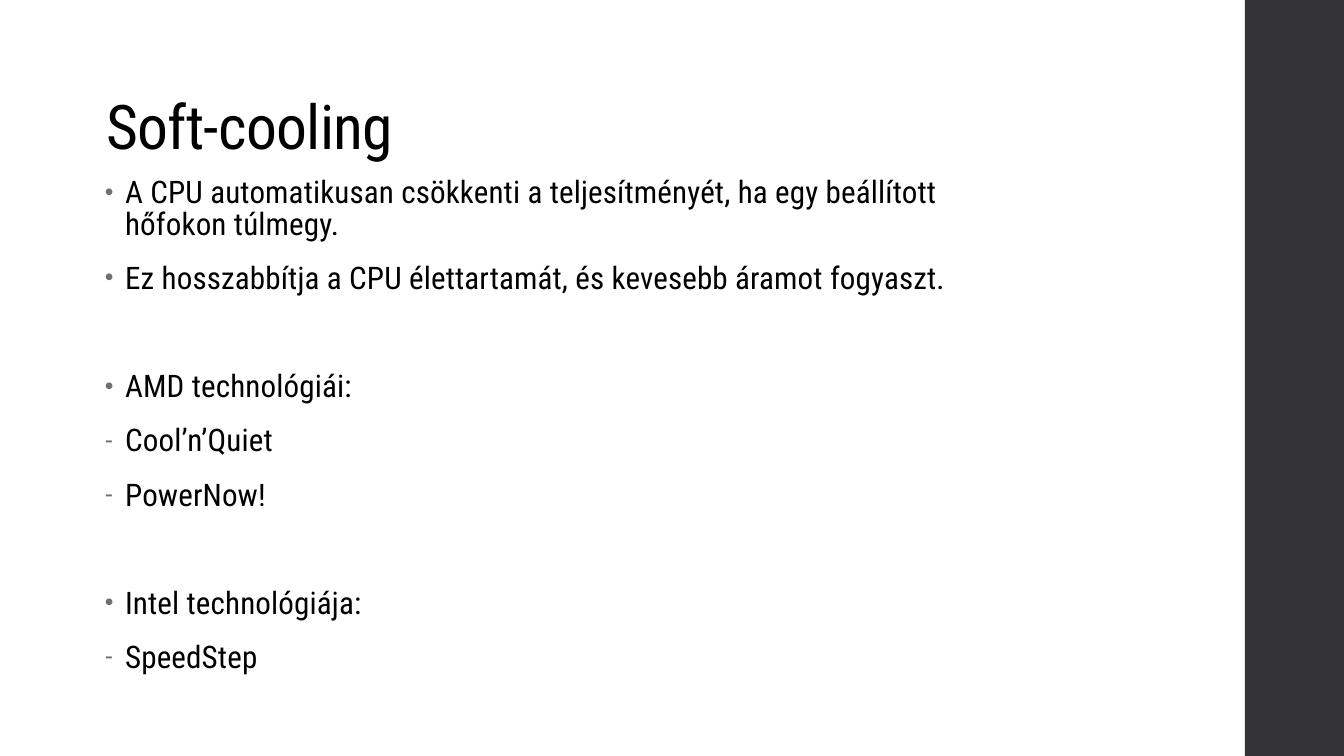
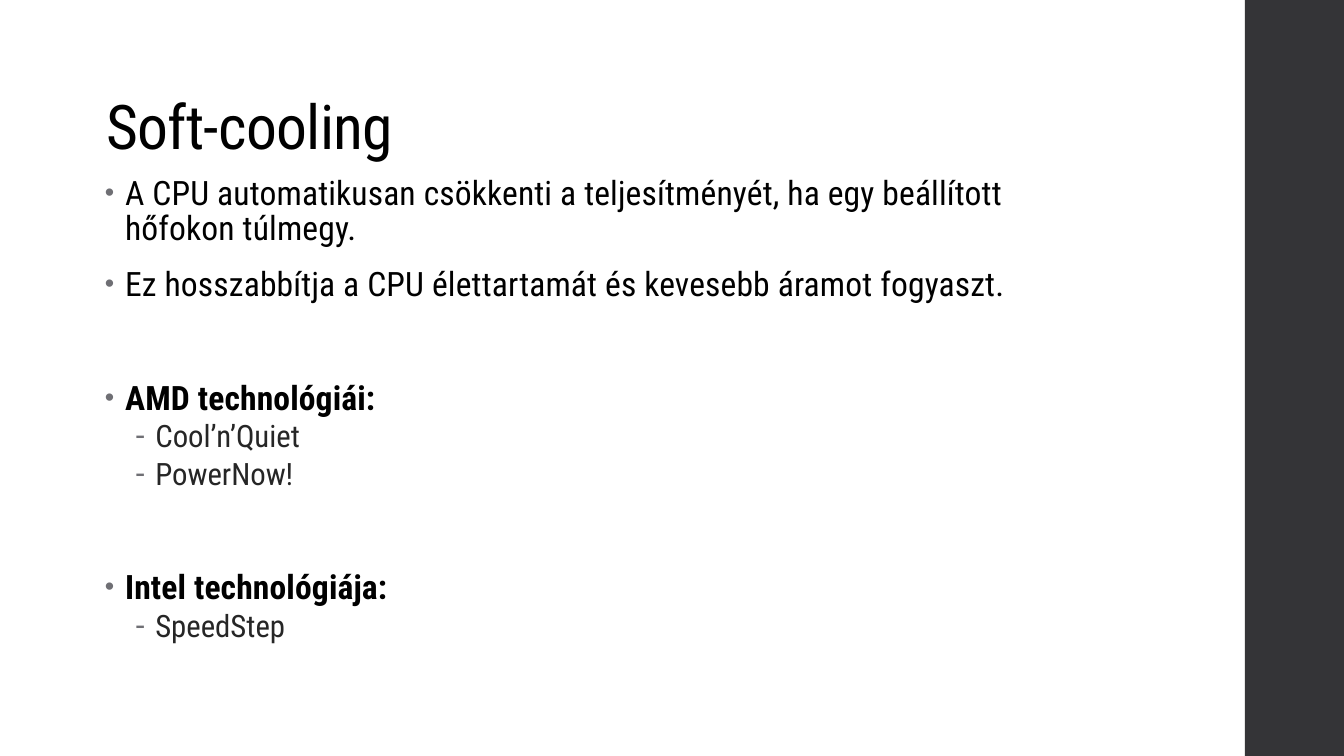
Before and after one commit to verbence/ppt-2022, a slide deck: slide 9 of cpuhutes.pptx (slide 7 before the commit). Drawn at 1344x756 pixels with LibreOffice and Linux fonts; fonts in the diff are those of the drawing. Boxes give left, top, right and bottom in pixels: in the first picture for what was removed or moved away, otherwise in the second. Text is boxed around its words. In the diff, an @@ line names an element or a change of style, - is before the commit and + after.

```diff
--- a/cpuhutes.pptx
+++ b/cpuhutes.pptx
@@ text at [125, 179, 1001, 644]: size 22.2 to 24 pt in "A CPU automatikusan csökkenti a teljesítményét, ha ...", "AMD technológiái:", "Intel technológiája:"; bold on in "AMD technológiái:", "Intel technológiája:"; size 22.2 to 22 pt, text colour #000000 to #262626, letter spacing 0.1 to 0 pt in "Cool’n’Quiet", "PowerNow!", "SpeedStep"; list level 1 to 2 in "Cool’n’Quiet"; line spacing 0.85 to 0.8; list level 1 to 2 in "PowerNow!"; list level 1 to 2 in "SpeedStep" @@
@@ text at [125, 270, 1004, 303]: text changed; size 22.2 to 24 pt @@
-• Ez hosszabbítja a CPU élettartamát, és kevesebb áramot fogyaszt.
+• Ez hosszabbítja a CPU élettartamát és kevesebb áramot fogyaszt.
```
Also in this commit, not shown: 7 other slides changed, 2 slides added.
